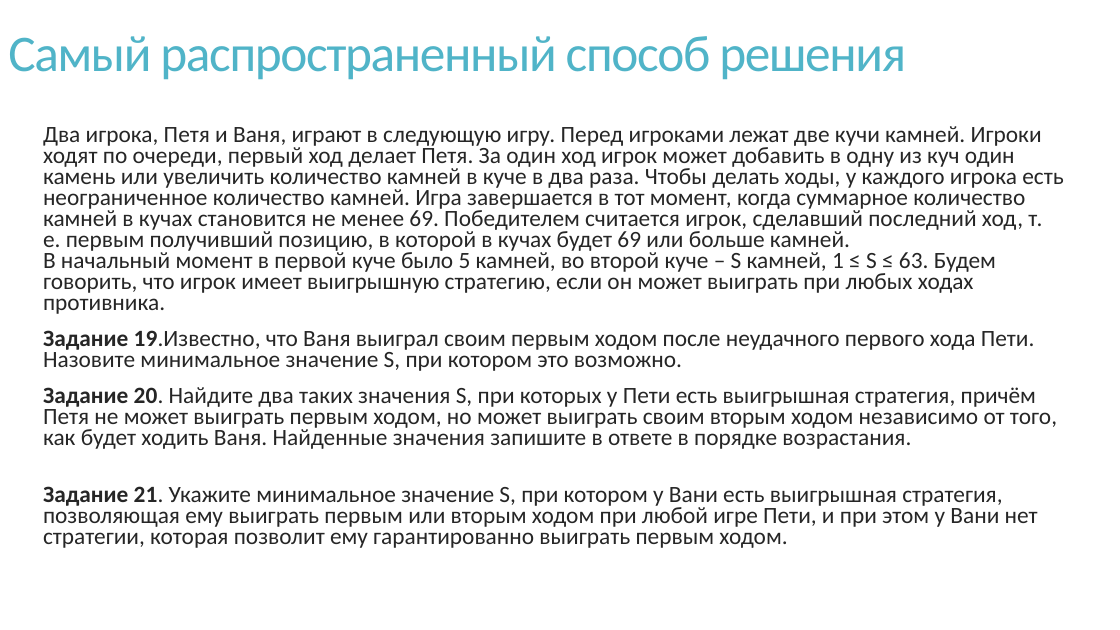
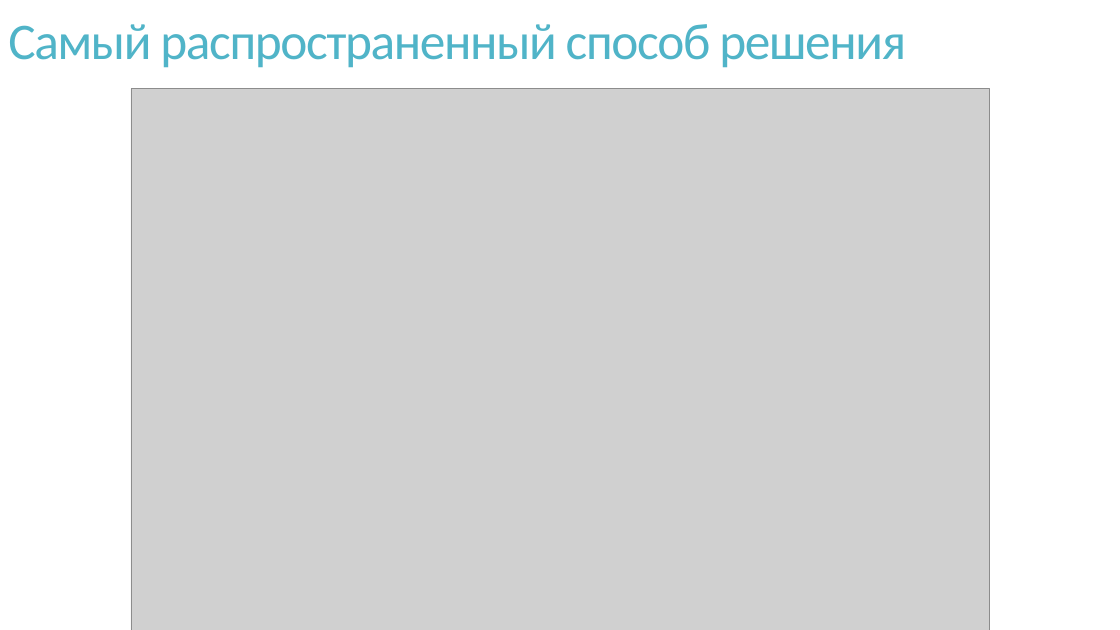
Before and after one commit to VladPetrov3/School_Project_EGE, a slide deck: slide 17 of Организация проекта/Теория игр.pptx (slide 12 before the commit). Drawn at 1120x630 pixels with LibreOffice and Linux fonts; fonts in the diff are those of the drawing; grey boxes stand for pictures. Boxes give left, top, right and bottom in pixels: in the first picture for what was removed or moved away, otherwise in the second. Text is boxed around its words. In the diff, an @@ line names an element or a change of style, - is before the commit and + after.

```diff
--- a/Организация проекта/Теория игр.pptx
+++ b/Организация проекта/Теория игр.pptx
@@ title "Самый распространенный способ решения": place and size @@
-title "Самый распространенный способ решения" at [8,36,906,80]
+title "Самый распространенный способ решения" at [8,24,906,68]
@@ picture added at [131,88,989,630] @@
@@ text removed at [43,126,1063,548] @@
-  Два игрока, Петя и Ваня, играют в следующую игру. Перед игроками лежат две кучи камней. Игроки ходят по очереди, первый ход делает Петя. За один ход игрок может добавить в одну из куч один камень или увеличить количество камней в куче в два раза. Чтобы делать ходы, у каждого игрока есть неограниченное количество камней. Игра завершается в тот момент, когда суммарное количество камней в кучах становится не менее 69. Победителем считается игрок, сделавший последний ход, т. е. первым получивший позицию, в которой в кучах будет 69 или больше камней.
-  В начальный момент в первой куче было 5 камней, во второй куче – S камней, 1 ≤ S ≤ 63. Будем говорить, что игрок имеет выигрышную стратегию, если он может выиграть при любых ходах противника.
-  Задание 19.Известно, что Ваня выиграл своим первым ходом после неудачного первого хода Пети. Назовите минимальное значение S, при котором это возможно.
-  Задание 20. Найдите два таких значения S, при которых у Пети есть выигрышная стратегия, причём Петя не может выиграть первым ходом, но может выиграть своим вторым ходом независимо от того, как будет ходить Ваня. Найденные значения запишите в ответе в порядке возрастания.
-  Задание 21. Укажите минимальное значение S, при котором у Вани есть выигрышная стратегия, позволяющая ему выиграть первым или вторым ходом при любой игре Пети, и при этом у Вани нет стратегии, которая позволит ему гарантированно выиграть первым ходом.
```
Also in this commit, not shown: 6 other slides changed, 4 slides added, 5 slides removed, 3 other files.
